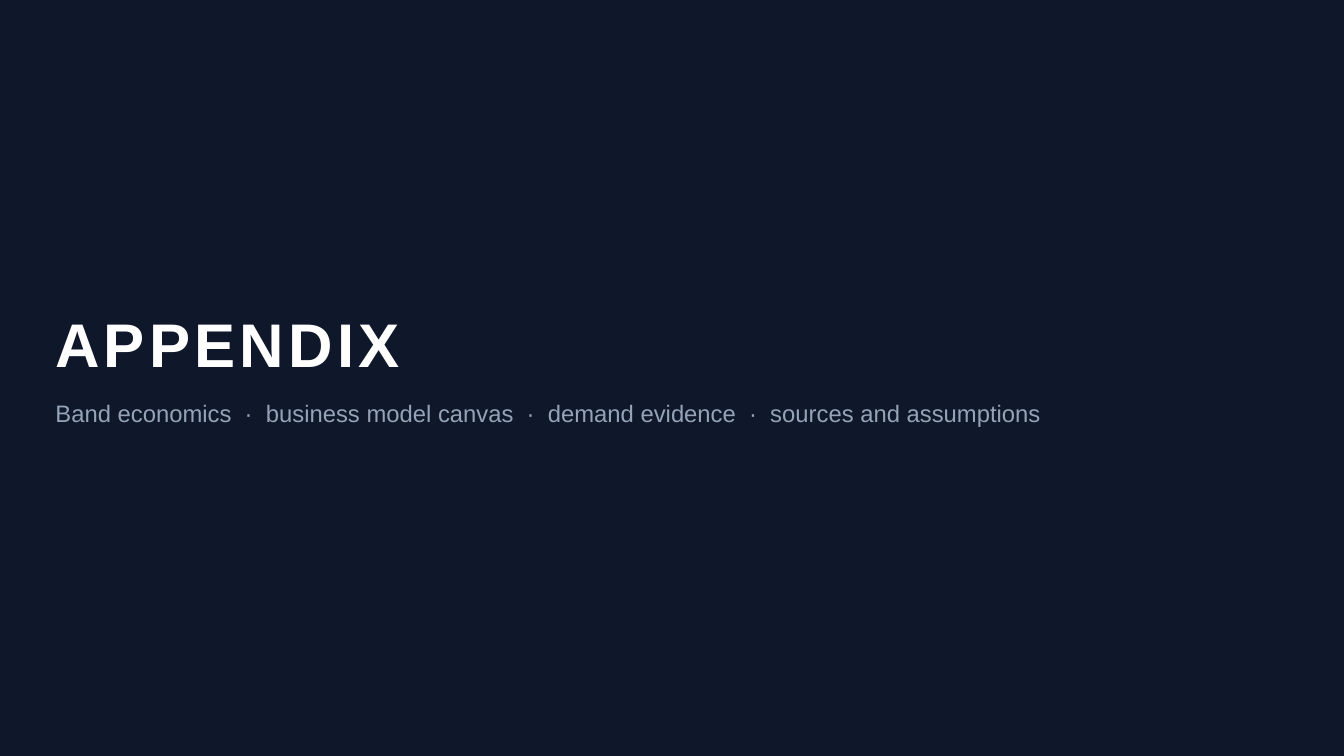
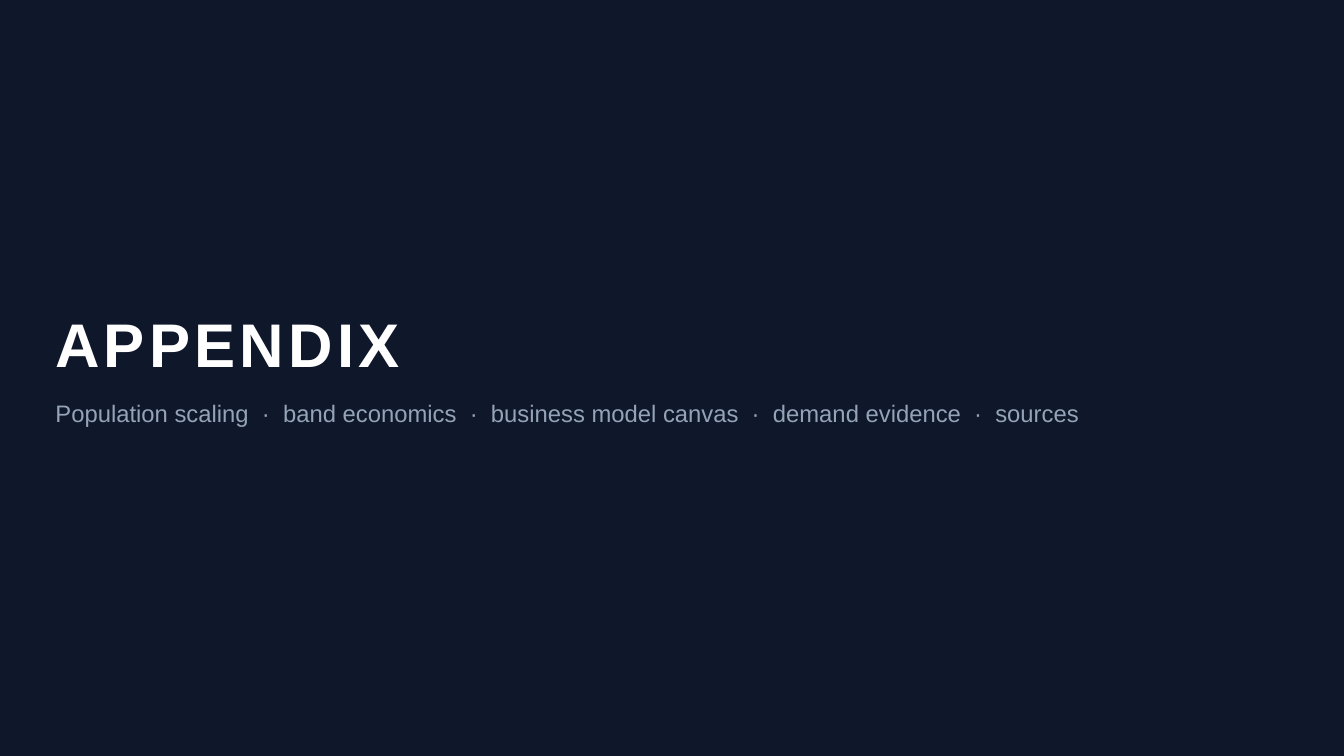
Before and after one commit to Ruffa06/Talent-Marketplace, a slide deck: slide 23 of docs/Growth_Talent_Marketplace_ALP.pptx. Drawn at 1344x756 pixels with LibreOffice and Linux fonts; fonts in the diff are those of the drawing. Boxes give left, top, right and bottom in pixels: in the first picture for what was removed or moved away, otherwise in the second. Text is boxed around its words. In the diff, an @@ line names an element or a change of style, - is before the commit and + after.

```diff
--- a/docs/Growth_Talent_Marketplace_ALP.pptx
+++ b/docs/Growth_Talent_Marketplace_ALP.pptx
@@ text at box(55, 405, 1078, 427): text changed @@
-Band economics · business model canvas · demand evidence · sources and assumptions
+Population scaling · band economics · business model canvas · demand evidence · sources
```
Also in this commit, not shown: 12 other slides changed, 1 slide added, 5 other files.
